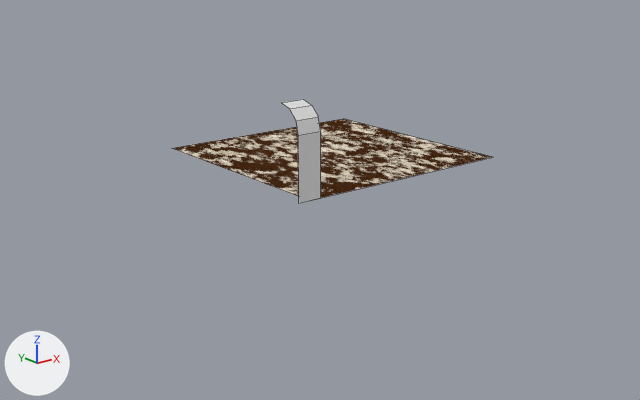
The Blender file rainvault assets.blend as it was, and as the next commit left it.
The view is the same before and after, from a camera (50 mm lens) standing at (-30.3, -38.8, 15.4) and looking at (1.4, 0.8, -0.5). The axes (+X, +Y, +Z) are drawn at lower left. The lights are the same throughout. Mesh edges are drawn as thin lines.

Script lines for the objects in view, before the commit:
```python
me_plane = bpy.data.meshes.new('Plane')
me_plane.from_pydata(...)  # 4 vertices, 1 face; spans x 0.0..16.0, y 0.0..16.0, z 0.0
me_plane.materials.append(mat_rustymetal)
me_plane_001 = bpy.data.meshes.new('Plane.001')
me_plane_001.from_pydata([(-0.8, 0.0, 0.0), (0.8, 0.0, 0.0), (-0.8, 0.0, 4.0), (0.8, 0.0, 4.0)], [], [(0, 1, 3, 2)])
me_plane_002 = bpy.data.meshes.new('Plane.002')
me_plane_002.from_pydata(...)  # 12 vertices, 5 faces; spans x -0.8..0.8, y 0.0..1.6, z 0.0..1.6
ob_plane = bpy.data.objects.new('Plane', me_plane_001)
ob_plane.location = (0.0, 0.0, 0.0)
ob_plane_001 = bpy.data.objects.new('Plane.001', me_plane_002)
ob_plane_001.location = (0.0, 0.0, 4.0)
ob_rustymetal = bpy.data.objects.new('RustyMetal', me_plane)
ob_rustymetal.location = (0.0, 0.0, 0.0)
```
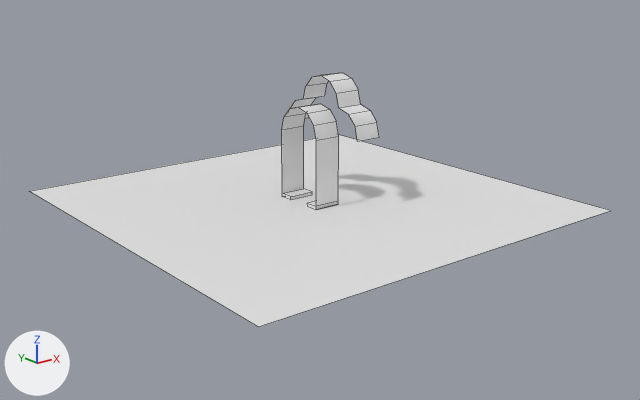
Patch to the scene script:
```diff
--- a/rainvault assets.blend.py
+++ b/rainvault assets.blend.py
@@ me_plane_001 @@
 me_plane_001.from_pydata(...)  # 4 vertices, 1 face; spans x -0.8..0.8, y 0.0, z 0.0..4.0
 # used by ob_plane; location = (0.0, 0.0, 0.0)
+# me_plane_001 part 1: the whole mesh is moved by (0.0, -1.6, 0.0)
@@ me_plane_002 @@
 me_plane_002.from_pydata(...)  # 12 vertices, 5 faces; spans x -0.8..0.8, y 0.0..1.6, z 0.0..1.6
 # used by ob_plane_001; location = (0.0, 0.0, 4.0)
+# me_plane_002 part 2: the whole mesh is moved by (0.0, -1.6, 4.0)
@@ me_cube @@
+me_cube.from_pydata([(0.8, -0.8, 0.0), (0.8, -0.8, 0.2), (0.8, -1.6, 0.0), (0.8, -1.6, 0.2), (-0.8, -0.8, 0.0), (-0.8, -0.8, 0.2), (-0.8, -1.6, 0.0), (-0.8, -1.6, 0.2)], [], [(0, 1, 3, 2), (2, 3, 7, 6), (6, 7, 5, 4), (4, 5, 1, 0), (7, 3, 1, 5)])
@@ me_plane_007 @@
+me_plane_007.from_pydata([(-12.0, -12.0, 0.0), (12.0, -12.0, 0.0), (-12.0, 12.0, 0.0), (12.0, 12.0, 0.0)], [], [(0, 1, 3, 2)])
@@ ob_rustymetal @@
-ob_rustymetal = bpy.data.objects.new('RustyMetal', me_plane)
-ob_rustymetal.location = (0.0, 0.0, 0.0)
@@ ob_plane_001 @@
 ob_plane_001 = bpy.data.objects.new('Plane.001', me_plane_002)
-ob_plane_001.location = (0.0, 0.0, 4.0)
+ob_plane_001.location = (0.0, 0.0, 0.0)
@@ ob_cube_001 @@
+ob_cube_001 = bpy.data.objects.new('Cube.001', me_cube)
+ob_cube_001.location = (0.0, 0.0, 0.0)
+ob_cube_001.rotation_euler = (0.0, 0.0, 3.142)  # degrees (0, 0, 180)
@@ ob_cube @@
+ob_cube = bpy.data.objects.new('Cube', me_cube)
+ob_cube.location = (0.0, 0.0, 0.0)
@@ ob_plane_008 @@
+ob_plane_008 = bpy.data.objects.new('Plane.008', me_plane_002)
+ob_plane_008.location = (1.6, 1.6, 0.0)
+ob_plane_008.rotation_euler = (0.0, 0.0, 3.142)  # degrees (0, 0, 180)
@@ ob_plane_007 @@
+ob_plane_007 = bpy.data.objects.new('Plane.007', me_plane_002)
+ob_plane_007.location = (1.6, -1.6, 0.0)
@@ ob_plane_006 @@
+ob_plane_006 = bpy.data.objects.new('Plane.006', me_plane_002)
+ob_plane_006.location = (1.6, 0.0, 1.6)
+ob_plane_006.rotation_euler = (0.0, 0.0, 3.142)  # degrees (0, 0, 180)
@@ ob_plane_005 @@
+ob_plane_005 = bpy.data.objects.new('Plane.005', me_plane_002)
+ob_plane_005.location = (1.6, 0.0, 1.6)
@@ ob_plane_003 @@
+ob_plane_003 = bpy.data.objects.new('Plane.003', me_plane_002)
+ob_plane_003.location = (0.0, 0.0, 0.0)
+ob_plane_003.rotation_euler = (0.0, 0.0, 3.142)  # degrees (0, 0, 180)
@@ ob_plane_002 @@
+ob_plane_002 = bpy.data.objects.new('Plane.002', me_plane_001)
+ob_plane_002.location = (0.0, 0.0, 0.0)
+ob_plane_002.rotation_euler = (0.0, 0.0, 3.142)  # degrees (0, 0, 180)
@@ ob_plane_004 @@
+ob_plane_004 = bpy.data.objects.new('Plane.004', me_plane_007)
+ob_plane_004.location = (0.0, 0.0, 0.0)
```

Boxes (x1, y1, x2, y2) around the edits, measured in the pictures (640 x 400 px; the box of a moved part takes in the faces that stretch with it):
'Plane.004', added: after (30, 135, 611, 327)
'RustyMetal', deleted: before (172, 119, 492, 198)
'Plane', mesh moved: before (298, 131, 321, 203); after (316, 136, 339, 210)
'Plane.002', added: after (282, 126, 304, 193)
'Plane.001', moved: before (282, 99, 321, 135); after (299, 104, 339, 140)
'Plane.007', added: after (340, 104, 379, 141)
'Plane.005', added: after (321, 73, 360, 108)
'Plane.006', added: after (304, 75, 329, 99)
'Plane.003', added: after (282, 107, 306, 130)
'Cube.001', added: after (282, 189, 312, 200)
'Plane.008', added: after (290, 96, 323, 119)
'Cube', added: after (307, 201, 338, 210)
part 1 of me_plane_001, moved or reshaped: before (298, 131, 321, 203); after (282, 126, 339, 210)
part 2 of me_plane_002, moved or reshaped: before (282, 99, 321, 135); after (282, 73, 379, 141)
